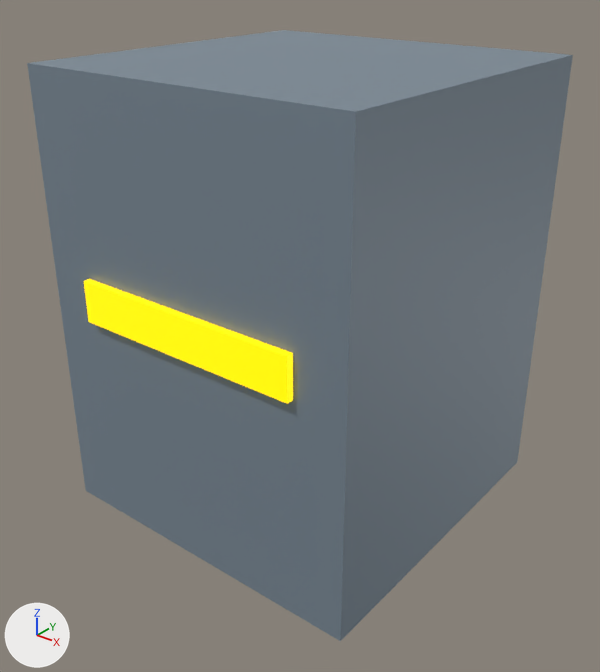
The Blender file art/barrier_low.blend, before and after one commit.
One viewpoint serves both versions: a 50 mm camera at (1.383, -1.766, 1.593) aimed at (0.021, -0.063, 0.537). Every picture has the same lights, and +X, +Y and +Z are marked at lower left. The older version comes first.

In view in the first picture: 'Hazard marking', 'Obstruction'.
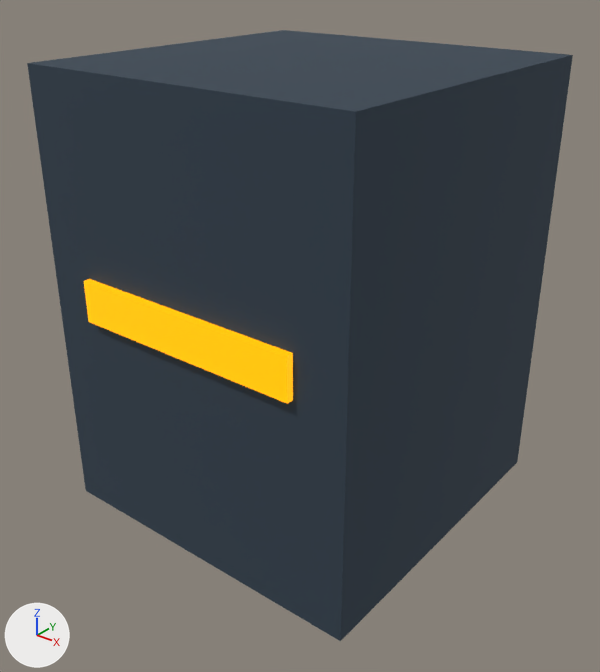
Where the change shows, as pixel boxes [x1, y1, x2, y2] in the pictures (600 x 672 px):
'Obstruction', recoloured, surface changed (darker): [27, 30, 573, 641] in both
'Hazard marking', recoloured: [84, 279, 293, 404] in both

Edits to the bpy script that builds the scene:
```text
Change mat_concrete:
    mat_concrete.base_color: (0.204, 0.263, 0.318) -> (0.0343, 0.0561, 0.0823)  # greyish blue #7d8c99 -> dark blue #344351
    mat_concrete.roughness: 0.55 -> 0.9
Change mat_amber:
    mat_amber.base_color: (1.0, 0.667, 0.0) -> (1.0, 0.402, 0.0)  # yellow #ffd500 -> orange #ffaa00
    mat_amber.emission_color: (1.0, 0.667, 0.0) -> (1.0, 0.402, 0.0)  # yellow #ffd500 -> orange #ffaa00
```
